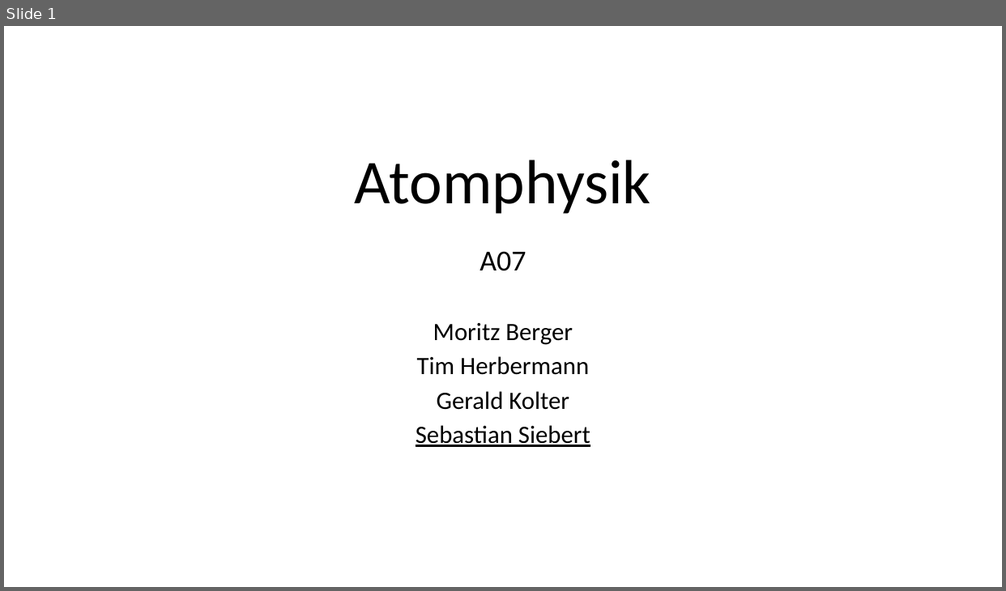
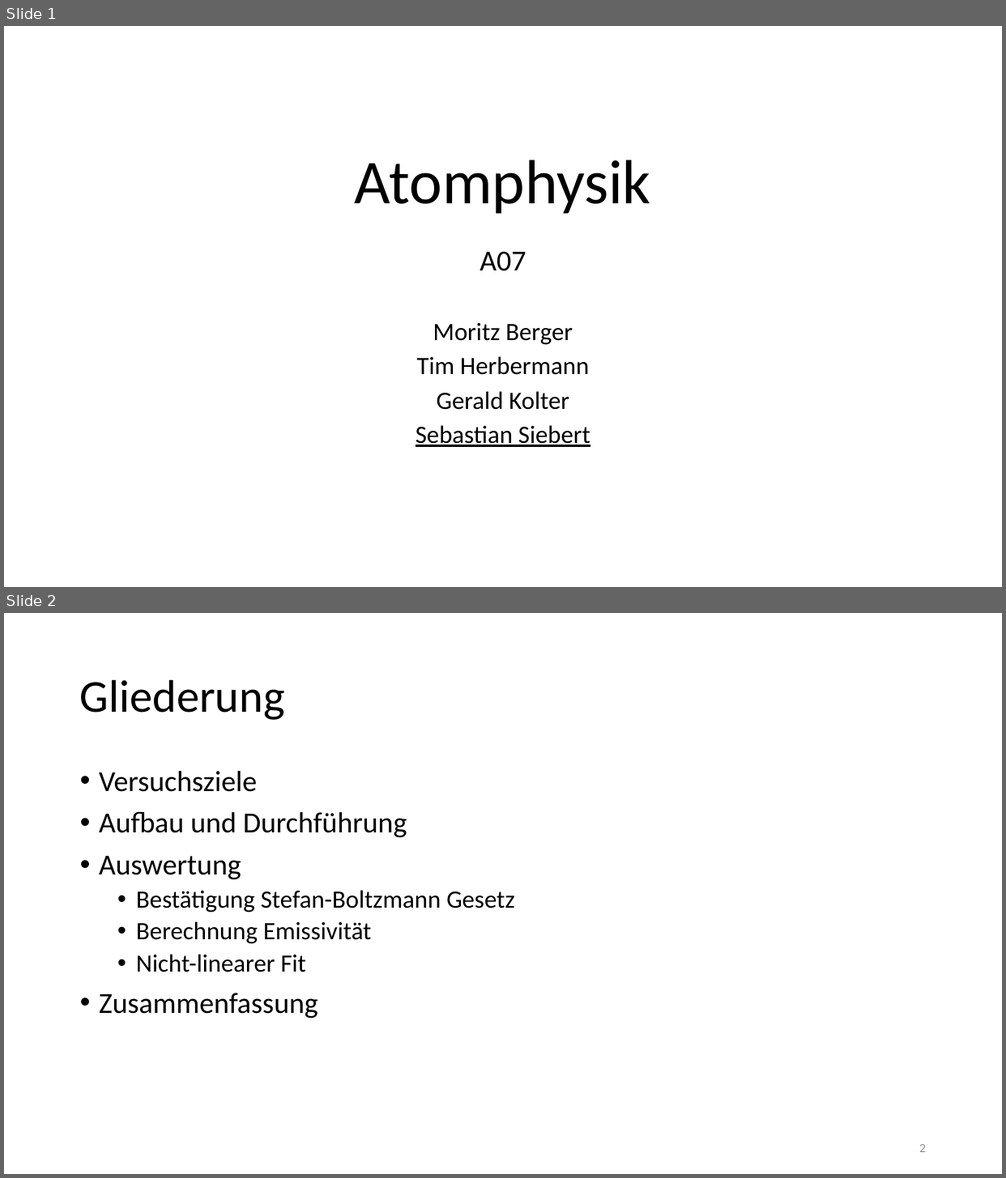
Before and after one commit to thewhitecat/grundpraktikum1, a slide deck: grundpraktikum2/Atomphysik/Atomphysik.pptx. Shown one above the other, each under a label of ours: slide 1 before the commit, slides 1 and 2 after it. The pictures are 1006x591 and 1006x1178 pixels, drawn with LibreOffice and Linux fonts; fonts in the diff are those of the drawing. Boxes give left, top, right and bottom in pixels: in the first picture for what was removed or moved away, otherwise in the second. Text is boxed around its words. In the diff, an @@ line names an element or a change of style, - is before the commit and + after.

```diff
--- a/grundpraktikum2/Atomphysik/Atomphysik.pptx
+++ b/grundpraktikum2/Atomphysik/Atomphysik.pptx
@@ slide 2 added at <box>4,613,1002,1174</box>, background #FFFFFF @@
@@ title added at <box>80,679,285,720</box>, 44 pt, text #000000 @@
+Gliederung
@@ text added at <box>99,771,514,1018</box>, 24 pt, text #000000 @@
+• Versuchsziele
+• Aufbau und Durchführung
+• Auswertung
+  • Bestätigung Stefan-Boltzmann Gesetz
+  • Berechnung Emissivität
+  • Nicht-linearer Fit
+• Zusammenfassung
@@ page number added at <box>919,1144,926,1152</box>, 12 pt, text #8C8C8C @@
+2
```
Also in this commit, not shown: 3 other slides added.
